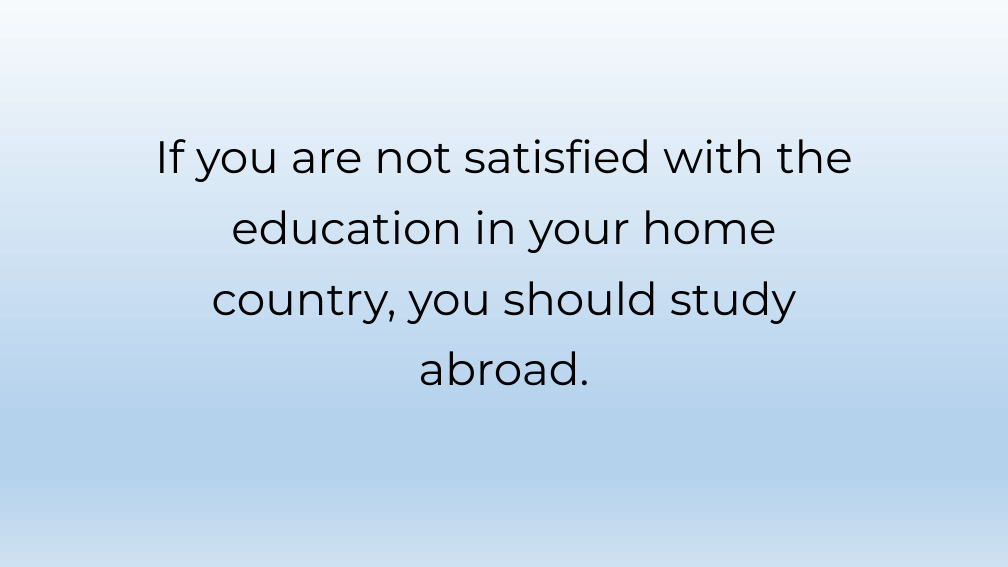
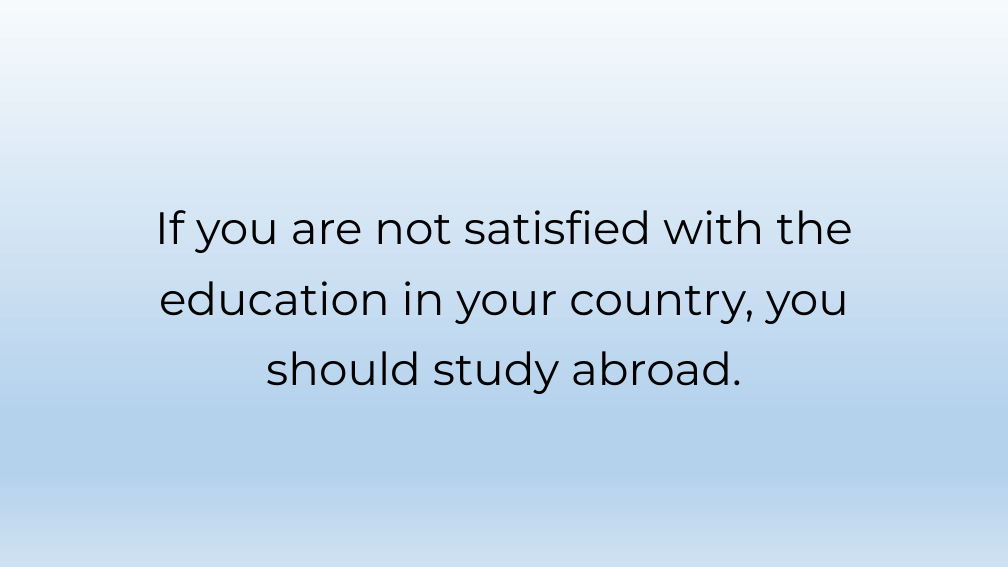
Before and after one commit to fnabiyevuz/english_presentations, a slide deck: slide 5 of Advantages and Disadvantages studying abroad.pptx. Drawn at 1008x567 pixels with LibreOffice and Linux fonts; fonts in the diff are those of the drawing. Boxes give left, top, right and bottom in pixels: in the first picture for what was removed or moved away, otherwise in the second. Text is boxed around its words. In the diff, an @@ line names an element or a change of style, - is before the commit and + after.

Commit message:
feat: pros and cons of studying abroad.pdf

```diff
--- a/Advantages and Disadvantages studying abroad.pptx
+++ b/Advantages and Disadvantages studying abroad.pptx
@@ title at <box>155,210,853,394</box>: text changed @@
-If you are not satisfied with the education in your home country, you should study abroad.
+If you are not satisfied with the education in your country, you should study abroad.
```
Also in this commit, not shown: 2 other slides changed, 1 other file.
